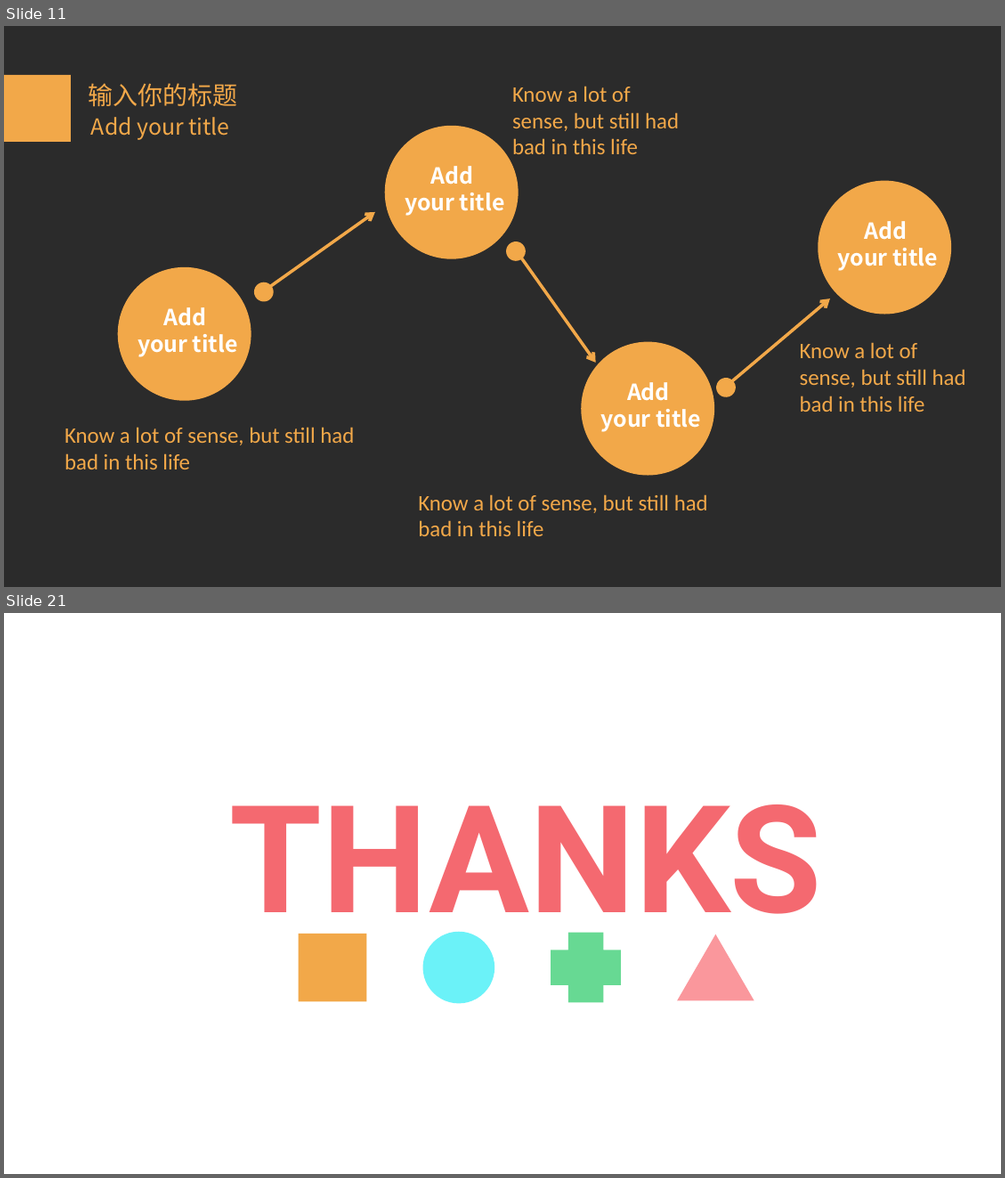
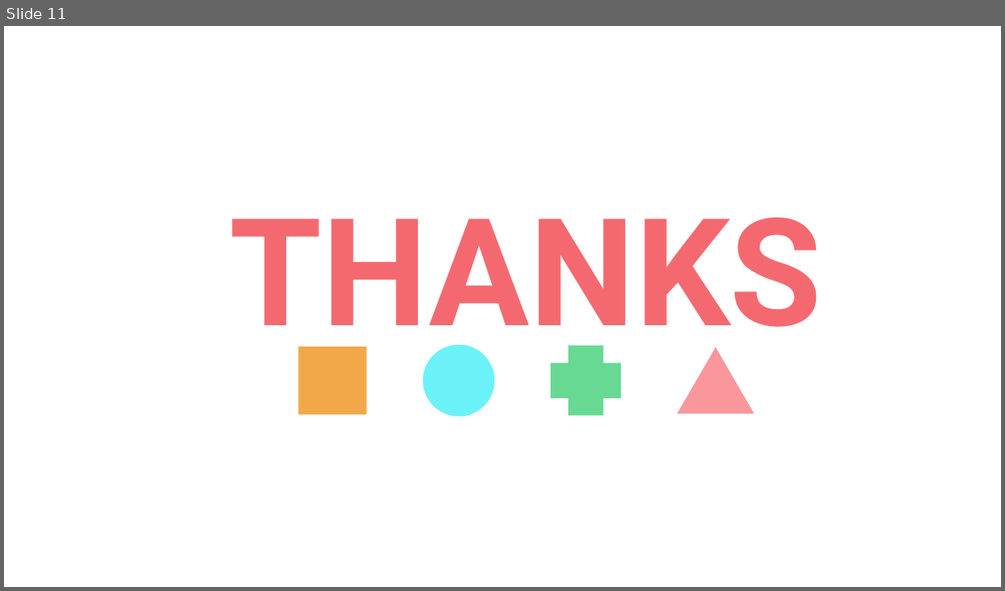
Before and after one commit to thinwind/ebnas, a slide deck: design/ppt/pbgsh.pptx.pptx. Shown one above the other, each under a label of ours: slides 11 and 21 before the commit, slide 11 after it; the slides between them are not shown. The pictures are 1005x1178 and 1005x591 pixels, drawn with LibreOffice and Linux fonts; fonts in the diff are those of the drawing; background and template pictures are left out; a plain dark background stands for a picture behind light text. Boxes give left, top, right and bottom in pixels: in the first picture for what was removed or moved away, otherwise in the second. Text is boxed around its words. In the diff, an @@ line names an element or a change of style, - is before the commit and + after.

```diff
--- a/design/ppt/pbgsh.pptx.pptx
+++ b/design/ppt/pbgsh.pptx.pptx
@@ slide 11 removed at (x1=4, y1=26, x2=1001, y2=587), background picture (left out) @@
@@ rectangle removed at (x1=4, y1=75, x2=71, y2=142) @@
@@ text removed at (x1=89, y1=83, x2=238, y2=107) @@
-输入你的标题
@@ text removed at (x1=512, y1=86, x2=679, y2=154) @@
-Know a lot of sense, but still had bad in this life
@@ text removed at (x1=91, y1=117, x2=229, y2=140) @@
-Add your title
@@ ellipse removed at (x1=385, y1=126, x2=518, y2=259) @@
@@ text removed at (x1=404, y1=166, x2=505, y2=216) @@
-Add
-your title
@@ ellipse removed at (x1=817, y1=181, x2=951, y2=314) @@
@@ arrow removed from (264, 291) to (375, 212) @@
@@ text removed at (x1=838, y1=221, x2=938, y2=271) @@
-Add
-your title
@@ ellipse removed at (x1=506, y1=241, x2=526, y2=260) @@
@@ arrow removed from (517, 251) to (595, 362) @@
@@ ellipse removed at (x1=118, y1=267, x2=251, y2=401) @@
@@ ellipse removed at (x1=254, y1=282, x2=273, y2=301) @@
@@ text removed at (x1=138, y1=307, x2=238, y2=357) @@
-Add
-your title
@@ arrow removed from (726, 386) to (830, 298) @@
@@ ellipse removed at (x1=581, y1=342, x2=715, y2=475) @@
@@ text removed at (x1=800, y1=342, x2=966, y2=411) @@
-Know a lot of sense, but still had bad in this life
@@ text removed at (x1=601, y1=382, x2=701, y2=432) @@
-Add
-your title
@@ ellipse removed at (x1=715, y1=378, x2=736, y2=397) @@
@@ text removed at (x1=65, y1=426, x2=354, y2=469) @@
-Know a lot of sense, but still had bad in this life
@@ text removed at (x1=418, y1=494, x2=708, y2=536) @@
-Know a lot of sense, but still had bad in this life
@@ what was slide 21 is now slide 11 @@
```
Also in this commit, not shown: 10 slides added, 19 other slides removed, 11 other files.
